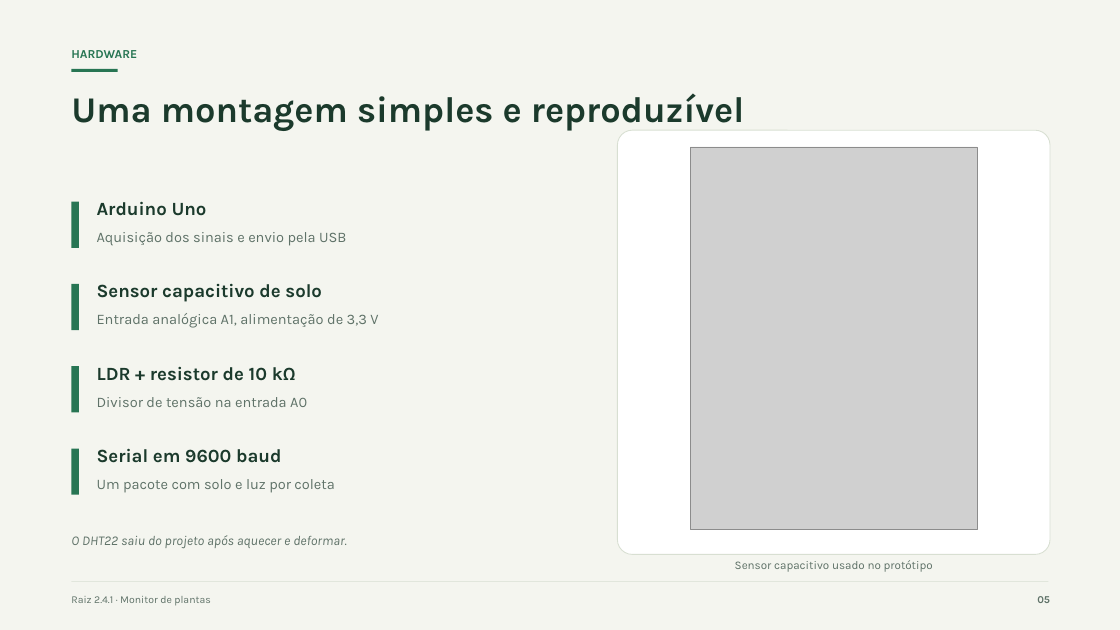
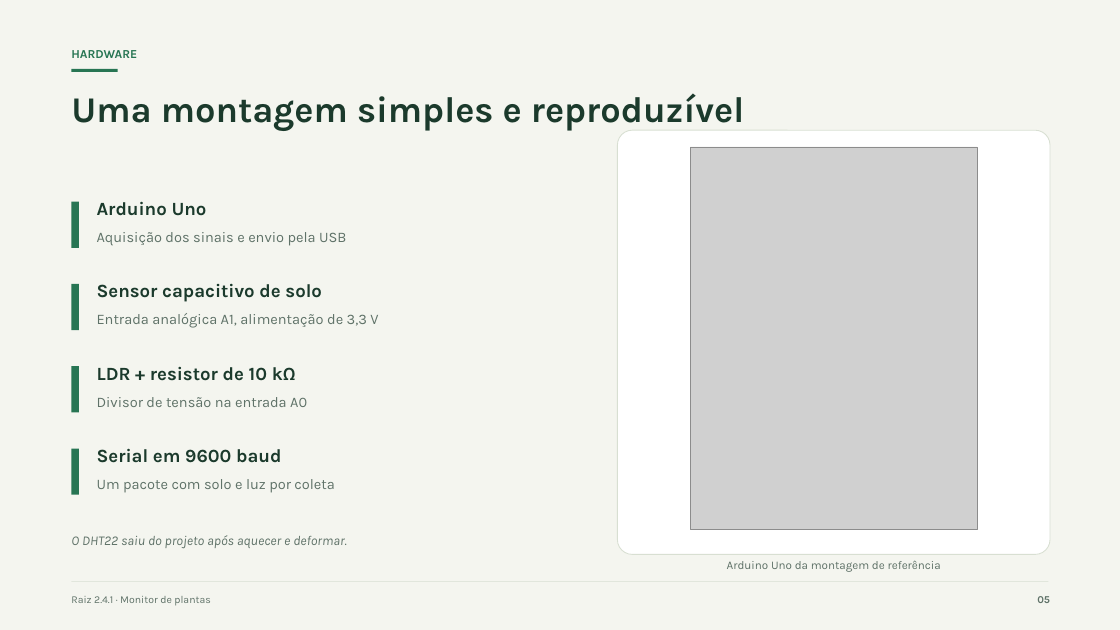
Before and after one commit to MuriloBalancieri/raiz-plantas, a slide deck: slide 5 of Apresentacao/Raiz-Apresentacao.pptx. Drawn at 1120x630 pixels with LibreOffice and Linux fonts; fonts in the diff are those of the drawing; grey boxes stand for pictures. Boxes give left, top, right and bottom in pixels: in the first picture for what was removed or moved away, otherwise in the second. Text is boxed around its words. In the diff, an @@ line names an element or a change of style, - is before the commit and + after.

Commit message:
Troca a foto do slide de hardware e remove a imagem com a mao

```diff
--- a/Apresentacao/Raiz-Apresentacao.pptx
+++ b/Apresentacao/Raiz-Apresentacao.pptx
@@ text at [727, 560, 941, 572]: text changed @@
-Sensor capacitivo usado no protótipo
+Arduino Uno da montagem de referência
```
Also in this commit, not shown: 2 other files.
